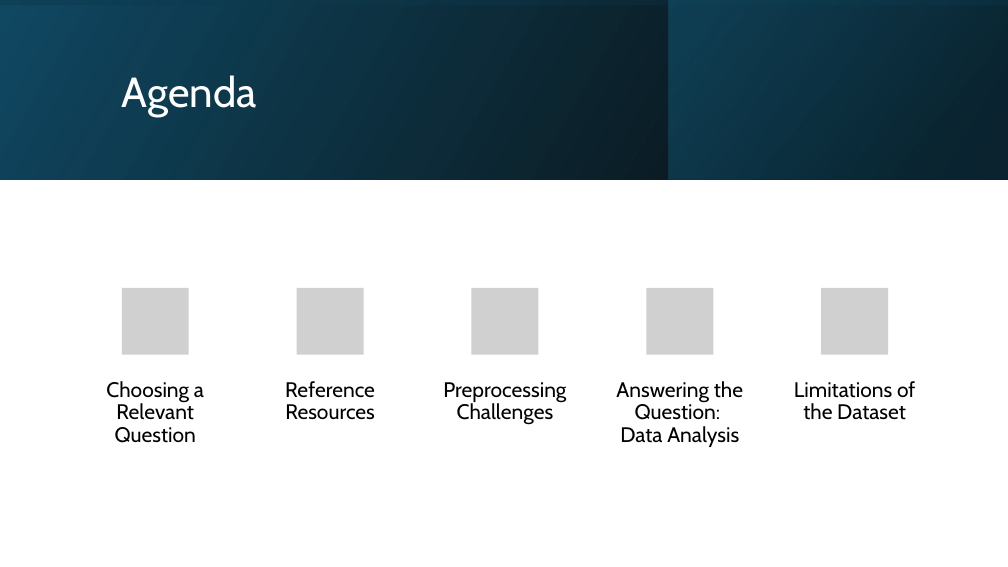
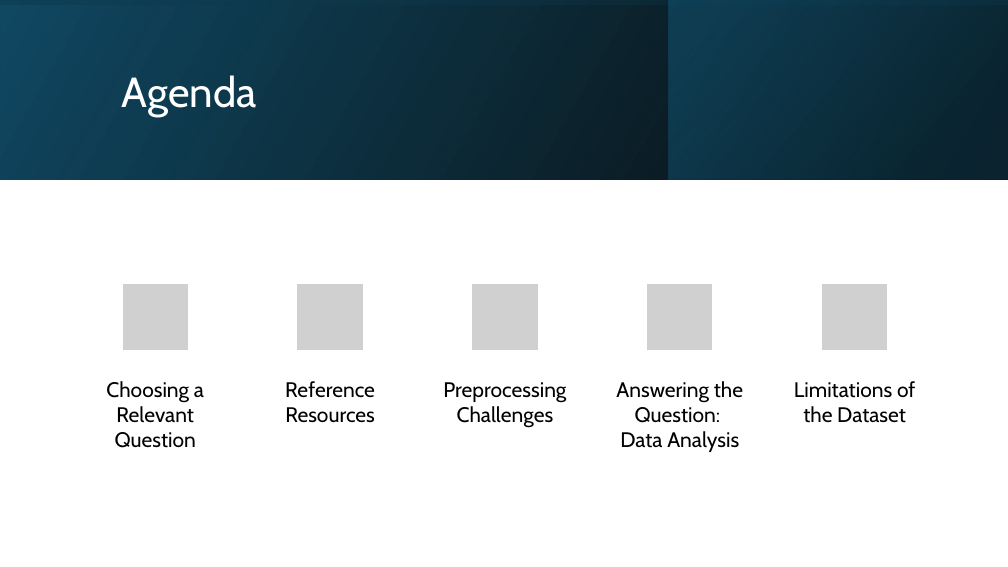
Before and after one commit to daemonchild/cardiffmet-dat5003-applied-datascience, a slide deck: slide 2 of DAT5003-S2_24-AirQuality-ST20285213-TomRowan_PRES1.pptx. Drawn at 1008x567 pixels with LibreOffice and Linux fonts; fonts in the diff are those of the drawing; grey boxes stand for pictures. Boxes give left, top, right and bottom in pixels: in the first picture for what was removed or moved away, otherwise in the second. Text is boxed around its words. In the diff, an @@ line names an element or a change of style, - is before the commit and + after.

```diff
--- a/DAT5003-S2_24-AirQuality-ST20285213-TomRowan_PRES1.pptx
+++ b/DAT5003-S2_24-AirQuality-ST20285213-TomRowan_PRES1.pptx
@@ 5 pictures: place and size @@
-5 pictures at bbox=[122, 288, 889, 355]
+5 pictures at bbox=[122, 284, 889, 351]
@@ line spacing 0.9 to 1 in 5 elements at bbox=[106, 381, 204, 448], bbox=[285, 381, 375, 423], bbox=[443, 382, 566, 428], bbox=[616, 381, 743, 452], bbox=[794, 381, 915, 423] @@
```
Also in this commit, not shown: 10 other slides changed, 2 slides added, 4 other files.
